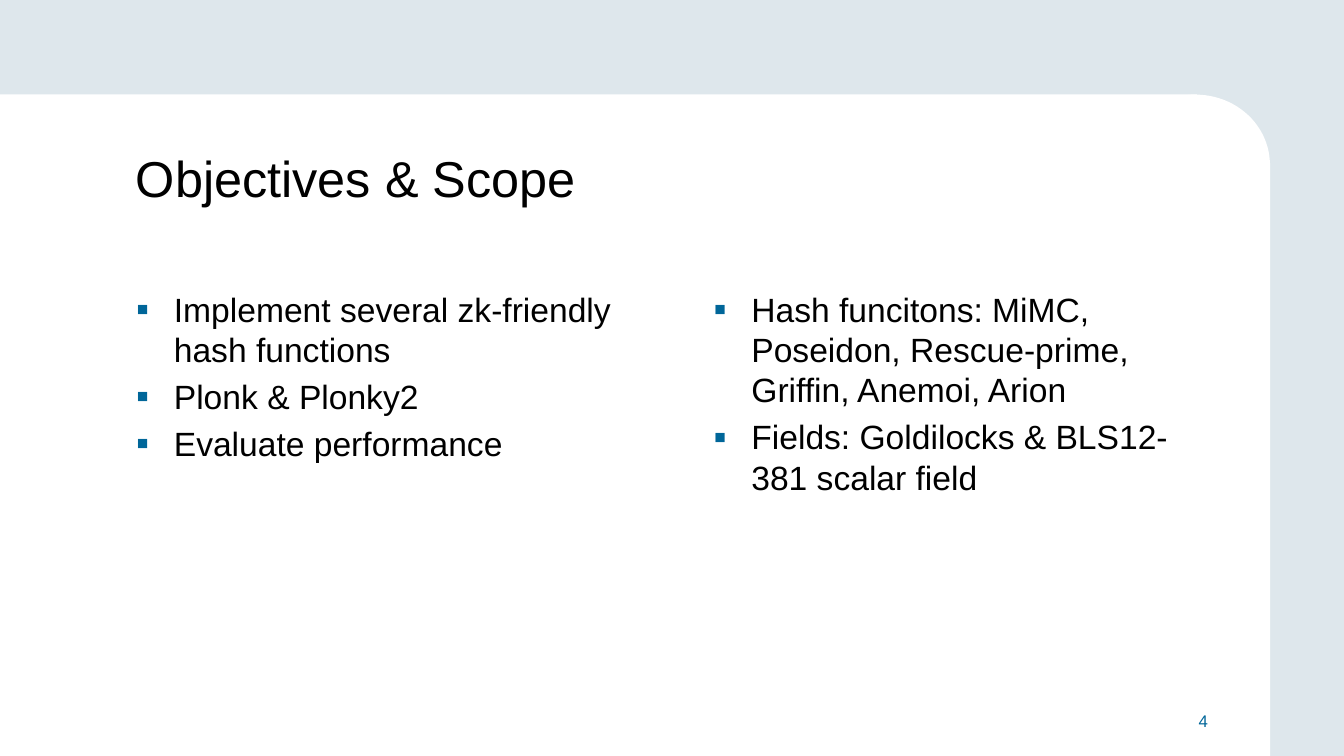
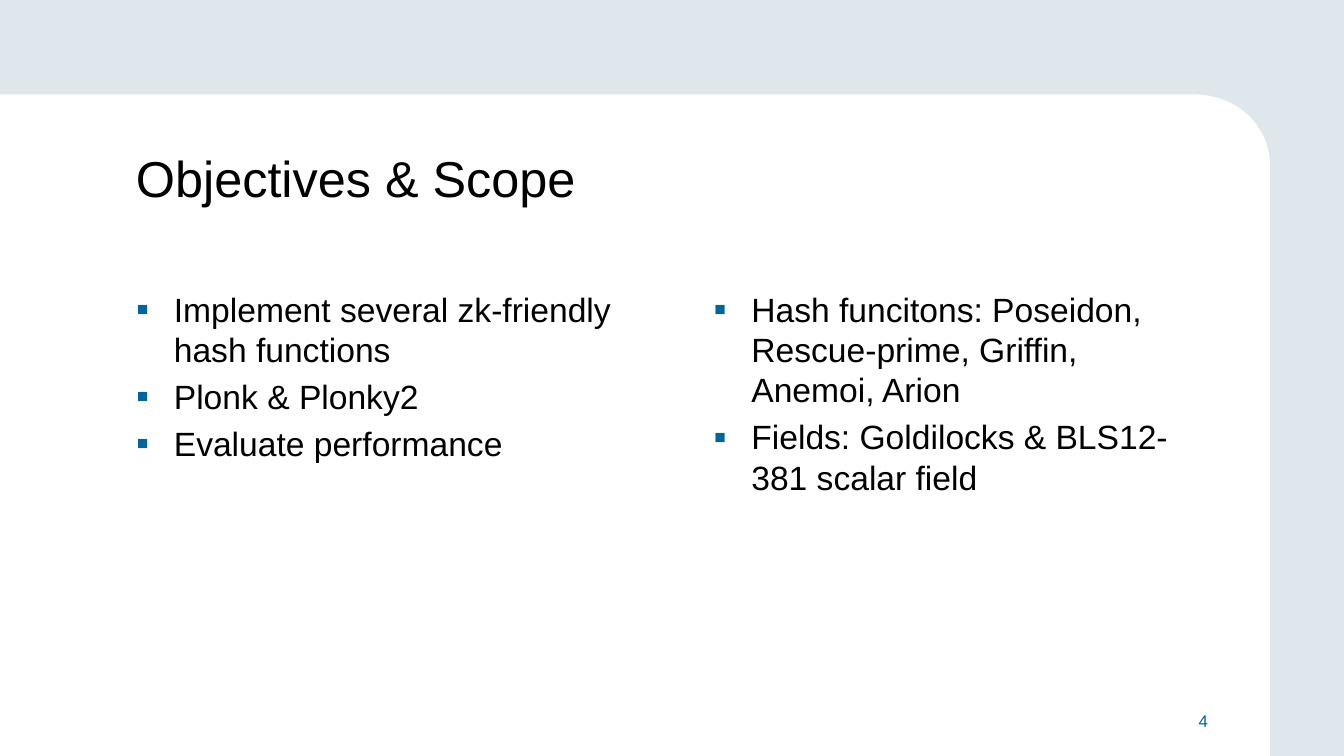
Before and after one commit to alexmllo/zk-hashes, a slide deck: slide 4 of thesis/slides.pptx. Drawn at 1344x756 pixels with LibreOffice and Linux fonts; fonts in the diff are those of the drawing; background and template pictures are left out. Boxes give left, top, right and bottom in pixels: in the first picture for what was removed or moved away, otherwise in the second. Text is boxed around its words. In the diff, an @@ line names an element or a change of style, - is before the commit and + after.

```diff
--- a/thesis/slides.pptx
+++ b/thesis/slides.pptx
@@ text at [751, 297, 1141, 407]: text changed @@
-▪ Hash funcitons: MiMC, Poseidon, Rescue-prime, Griffin, Anemoi, Arion
+▪ Hash funcitons: Poseidon, Rescue-prime, Griffin, Anemoi, Arion
```
Also in this commit, not shown: 11 other slides changed, 3 slides added, 4 slides removed.
